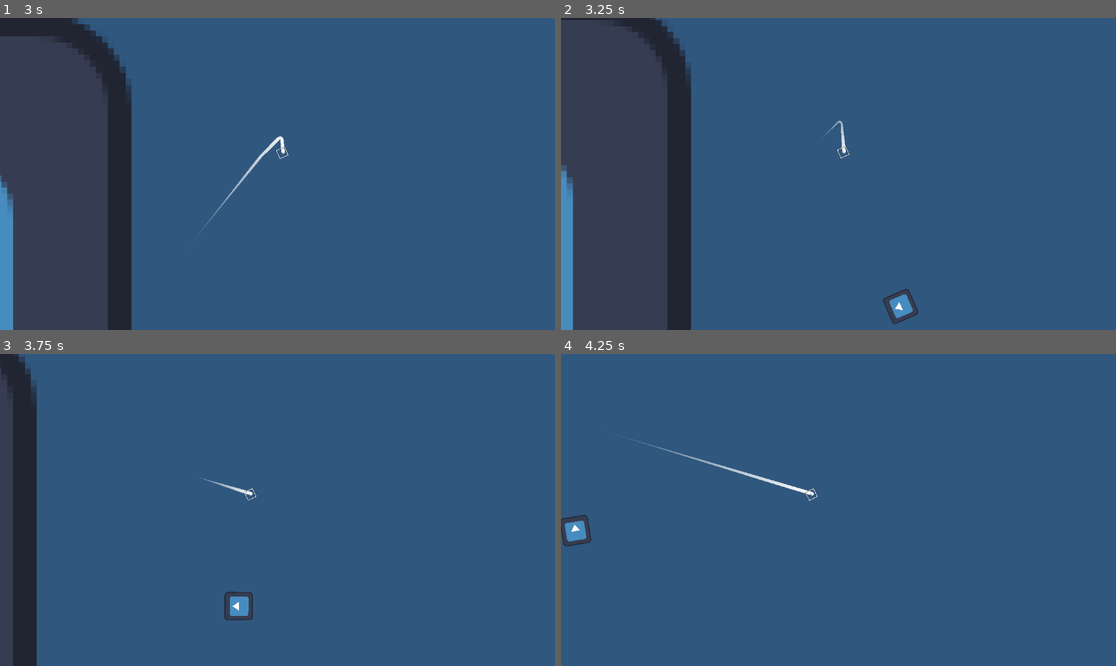
Above: before the commit, frames 1-4 (two rows, left to right).
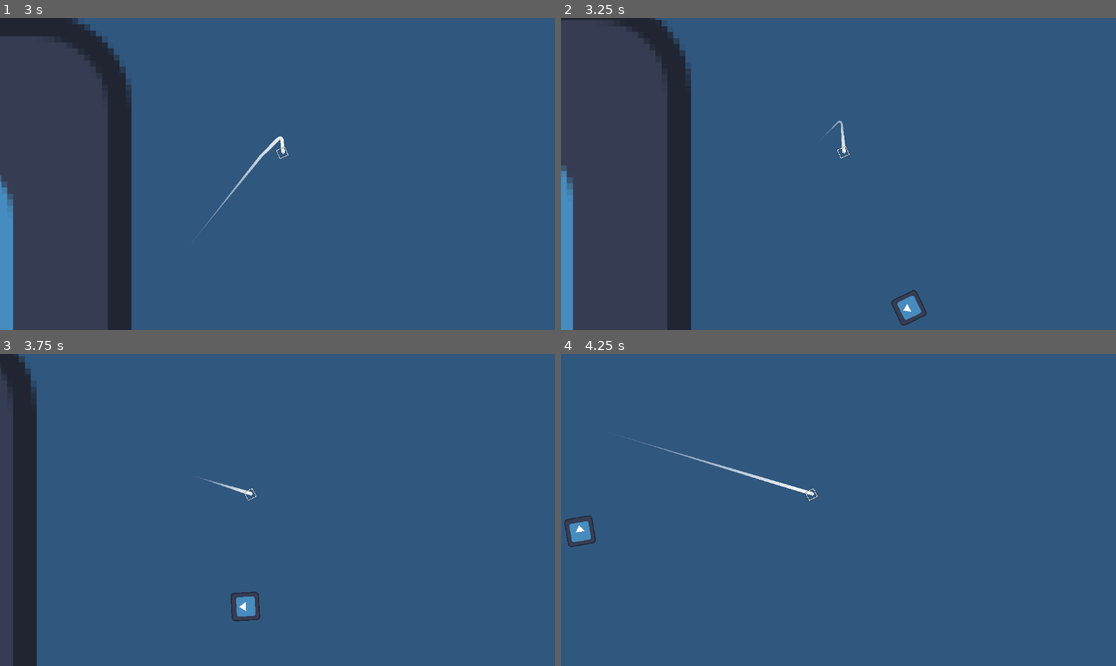
Above: after the commit, the same moments.

Repository: HazarBakir/void_blade
Game: Godot game, scene res://scenes/game_scene.tscn
Two runs of this game, one before a commit and one after it. Both use one fixed random seed, a clock stepped at 60 frames per second and the inputs below. The engine's default icon, where the game draws it, is replaced by a stand-in: a white triangle on a blue panel in a dark square.
Inputs (mouse positions are in pixels of both pictures, inside the frame that each line leads up to):
- Up to frame 1 (3 s): tap Enter at 0.5 s; move the mouse to (399, 158) at 0.52 s; press the mouse at (399, 158) at 0.53 s; move the mouse to (166, 189) at 1.27 s; release the mouse at (166, 189) at 1.28 s; click (166, 189) at 1.35 s; move the mouse to (333, 105) at 2.02 s; press the mouse at (333, 105) at 2.03 s; move the mouse to (249, 236) at 2.77 s; release the mouse at (249, 236) at 2.78 s; click (249, 236) at 2.85 s
- Up to frame 2 (3.25 s): no input
- Up to frame 3 (3.75 s): move the mouse to (444, 556) at 3.52 s; press the mouse at (444, 556) at 3.53 s
- Up to frame 4 (4.25 s): no input

Frame 1 is identical in both runs. In frame 2, 0.5% of the frame differs, in the area x 58-66%, y 86-99%; in frame 3, 0.4%; in frame 4, 0.3%.

Commit message:
fix: timers added manually
 and deleted timer node create codes

Diff:
--- a/Scenes/enemy_lvl_1_ranger.tscn
+++ b/Scenes/enemy_lvl_1_ranger.tscn
@@ -23,7 +23,7 @@
 
 [node name="Timer" type="Timer" parent="."]
 wait_time = 2.0
-autostart = true
+one_shot = true
 
 [node name="Area2D" type="Area2D" parent="."]
 
--- a/Scenes/enemy_spawner.tscn
+++ b/Scenes/enemy_spawner.tscn
@@ -4,3 +4,9 @@
 
 [node name="enemy_spawner" type="Node2D"]
 script = ExtResource("1_4l55s")
+
+[node name="Timer" type="Timer" parent="."]
+wait_time = 3.0
+one_shot = true
+
+[connection signal="timeout" from="Timer" to="." method="_on_timer_timeout"]
--- a/Scripts/Enemy/enemy_spawner.gd
+++ b/Scripts/Enemy/enemy_spawner.gd
@@ -1,15 +1,13 @@
 extends Node2D
 
 @onready var enemy = preload("res://Scenes/enemy_lvl_1_ranger.tscn")
-var spawn_timer: Timer
+@onready var spawn_timer: Timer = $Timer
 var min_spawn_time = 2.0
 var max_spawn_time = 5.0
 
 func _ready():
-	spawn_timer = Timer.new()
 	spawn_timer.one_shot = true
 	spawn_timer.timeout.connect(_on_timer_timeout)
-	add_child(spawn_timer)
 	start_random_spawn_timer()
 
 func start_random_spawn_timer():
--- a/Scripts/enemy/enemy.gd
+++ b/Scripts/enemy/enemy.gd
@@ -8,7 +8,8 @@
 var decel = 5.0
 var current_speed = 0.0
 
-var shoot_timer: Timer
+
+@onready var shoot_timer: Timer = $Timer
 var min_shoot_interval = 1.0
 var max_shoot_interval = 3.0
 var player_distance_threshold = 500.0
@@ -20,10 +21,8 @@
 	setup_random_shooting()
 
 func setup_random_shooting():
-	shoot_timer = Timer.new()
 	shoot_timer.one_shot = true
 	shoot_timer.timeout.connect(_on_shoot_timer_timeout)
-	add_child(shoot_timer)
 	start_random_shoot_timer()
 
 func start_random_shoot_timer():
--- a/scenes/game_scene.tscn
+++ b/scenes/game_scene.tscn
@@ -20,16 +20,20 @@
 
 [node name="spawners" type="Node" parent="."]
 
+[node name="enemy_spawner3" parent="spawners" instance=ExtResource("4_fiftr")]
+position = Vector2(-810, 0)
+scale = Vector2(1.01844, 1)
+
+[node name="enemy_spawner4" parent="spawners" instance=ExtResource("4_fiftr")]
+position = Vector2(2.42815e-07, -879)
+scale = Vector2(1.01844, 1)
+
+[node name="enemy_spawner5" parent="spawners" instance=ExtResource("4_fiftr")]
+position = Vector2(973, 0)
+scale = Vector2(1.01844, 1)
+
+[node name="enemy_spawner6" parent="spawners" instance=ExtResource("4_fiftr")]
+position = Vector2(0, 615)
+scale = Vector2(1.01844, 1)
+
 [node name="enemies" type="Node" parent="."]
-
-[node name="enemy_spawner3" parent="." instance=ExtResource("4_fiftr")]
-position = Vector2(-795.334, 0)
-
-[node name="enemy_spawner4" parent="." instance=ExtResource("4_fiftr")]
-position = Vector2(2.38419e-07, -879)
-
-[node name="enemy_spawner5" parent="." instance=ExtResource("4_fiftr")]
-position = Vector2(955.383, 0)
-
-[node name="enemy_spawner6" parent="." instance=ExtResource("4_fiftr")]
-position = Vector2(0, 615)
